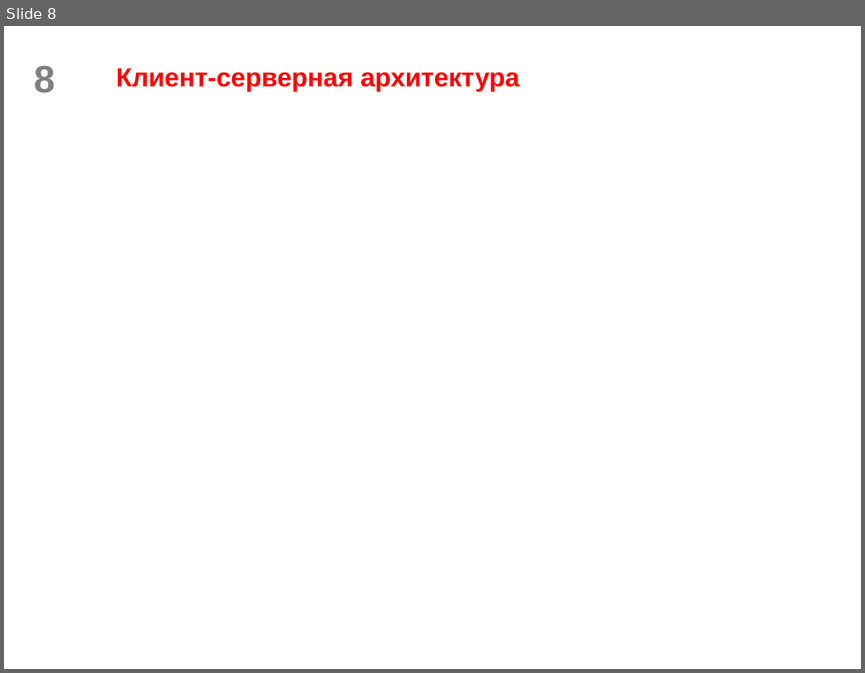
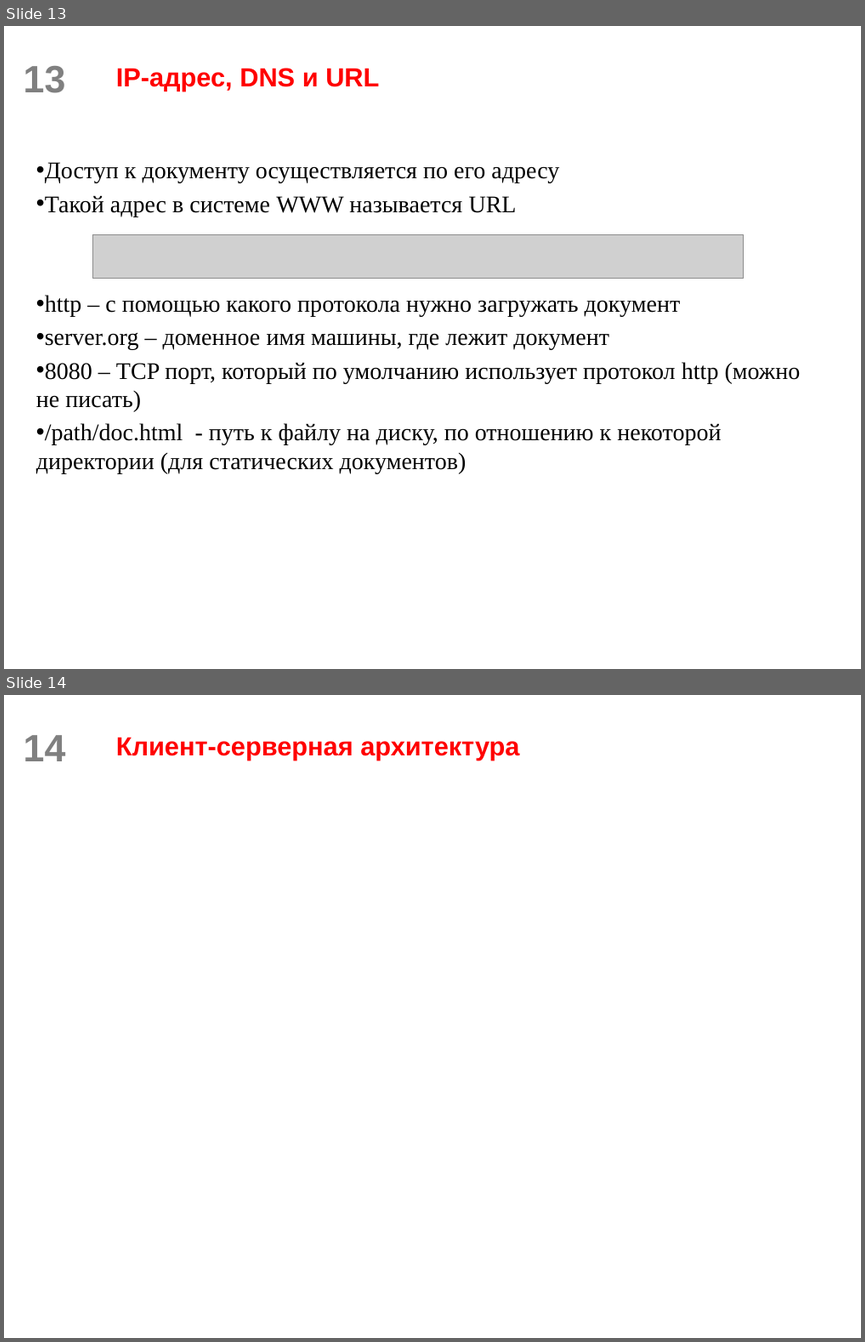
Before and after one commit to scareme/web_flask, a slide deck: Разработка веб-сервисов. Часть 1.pptx. Shown one above the other, each under a label of ours: slide 8 before the commit, slides 13 and 14 after it. The pictures are 865x673 and 865x1342 pixels, drawn with LibreOffice and Linux fonts; fonts in the diff are those of the drawing; grey boxes stand for pictures; background and template pictures are left out. Boxes give left, top, right and bottom in pixels: in the first picture for what was removed or moved away, otherwise in the second. Text is boxed around its words. In the diff, an @@ line names an element or a change of style, - is before the commit and + after.

```diff
--- a/Разработка веб-сервисов. Часть 1.pptx
+++ b/Разработка веб-сервисов. Часть 1.pptx
@@ slide 13 added at [4, 26, 861, 669], background picture (left out); not listed: 1 template element that a slide beside it also shows @@
@@ title added at [116, 68, 379, 91], 22 pt, text #FF0000, bold @@
+IP-адрес, DNS и URL
@@ text added at [36, 162, 800, 474], 20 pt, text #000000 @@
+• Доступ к документу осуществляется по его адресу
+• Такой адрес в системе WWW называется URL
+• http – с помощью какого протокола нужно загружать документ
+• server.org – доменное имя машины, где лежит документ
+• 8080 – TCP порт, который по умолчанию использует протокол http (можно не писать)
+• /path/doc.html - путь к файлу на диску, по отношению к некоторой директории (для статических документов)
@@ picture added at [93, 234, 744, 278] @@
@@ what was slide 8 is now slide 14 @@
@@ page number at [24, 735, 66, 761]: text changed @@
-8
+14
```
Also in this commit, not shown: 4 slides changed, 10 other slides added, 3 slides removed, 4 other files.
